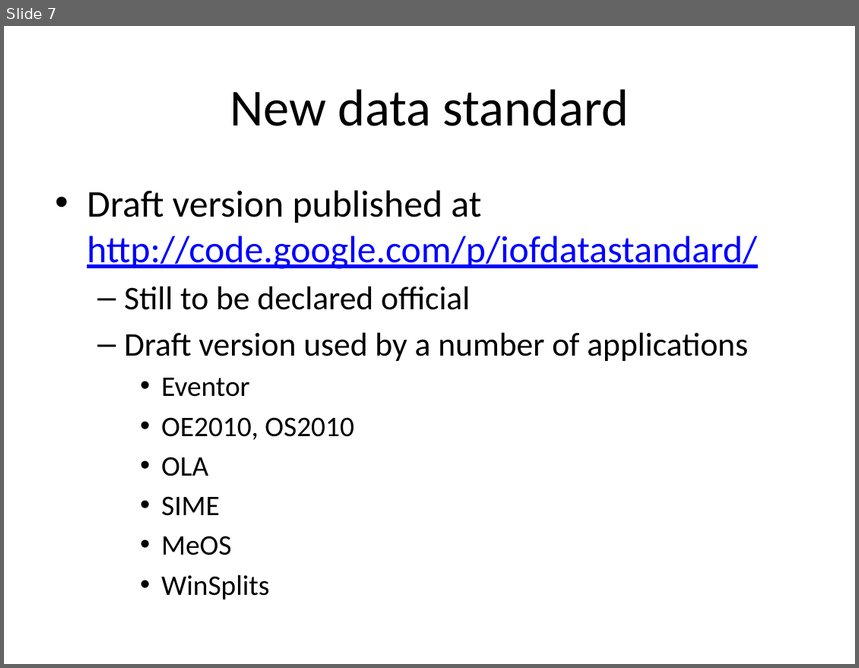
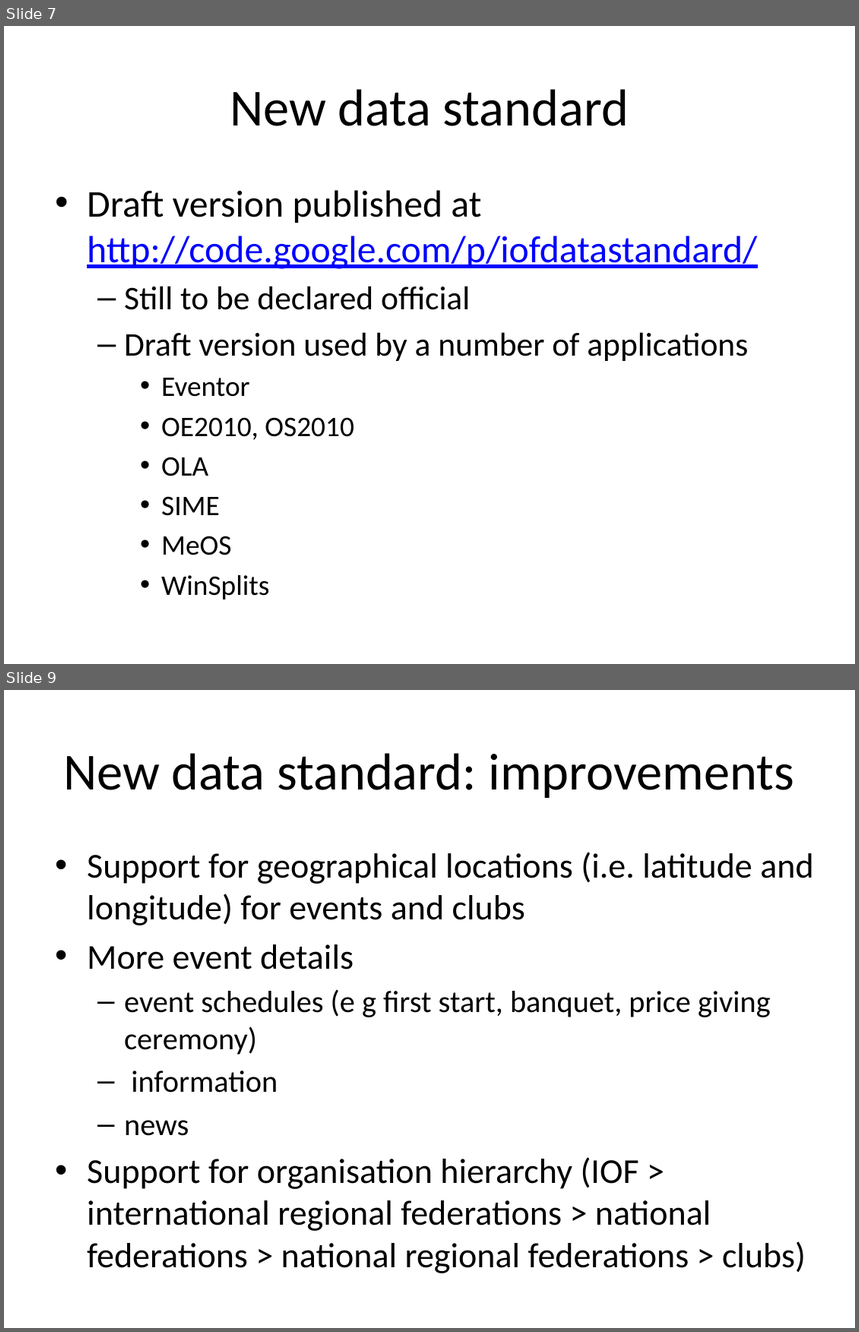
Before and after one commit to hennings/iof-data-standard-v3, a slide deck: Documents/New IOF Data Standard.pptx. Shown one above the other, each under a label of ours: slide 7 before the commit, slides 7 and 9 after it; the slides between them are not shown. The pictures are 859x668 and 859x1332 pixels, drawn with LibreOffice and Linux fonts; fonts in the diff are those of the drawing. Boxes give left, top, right and bottom in pixels: in the first picture for what was removed or moved away, otherwise in the second. Text is boxed around its words. In the diff, an @@ line names an element or a change of style, - is before the commit and + after.

```diff
--- a/Documents/New IOF Data Standard.pptx
+++ b/Documents/New IOF Data Standard.pptx
@@ slide 9 added at (x1=4, y1=690, x2=855, y2=1328), background #FFFFFF @@
@@ title added at (x1=64, y1=753, x2=794, y2=798), 44 pt, text #000000 @@
+New data standard: improvements
@@ text added at (x1=87, y1=852, x2=813, y2=1274), 29.6 pt, text #000000 @@
+• Support for geographical locations (i.e. latitude and longitude) for events and clubs
+• More event details
+  – event schedules (e g first start, banquet, price giving ceremony)
+  – information
+  – news
+• Support for organisation hierarchy (IOF > international regional federations > national federations > national regional federations > clubs)
```
Also in this commit, not shown: 2 slides changed, 4 other slides added, 1 other file.
